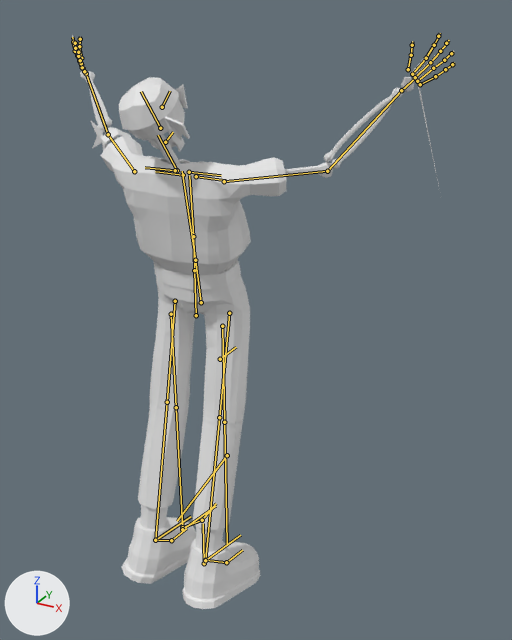
The Blender file art/models/characters/charon_poses/charon_rig.blend as it was, and as the next commit left it.
Rendered twice from a 50 mm lens placed at (1.27, -1.87, 2.07), pointed at (0.17, 0.12, 1.07). The axes (+X, +Y, +Z) are drawn at lower left. The lights are the same throughout. The older version comes first. Both versions are drawn at the pose saved in each file; the numbers are the values there. The bones that change, and the others that lie on the model, are drawn over the model as lines.

The first picture shows 'Charon.001'.
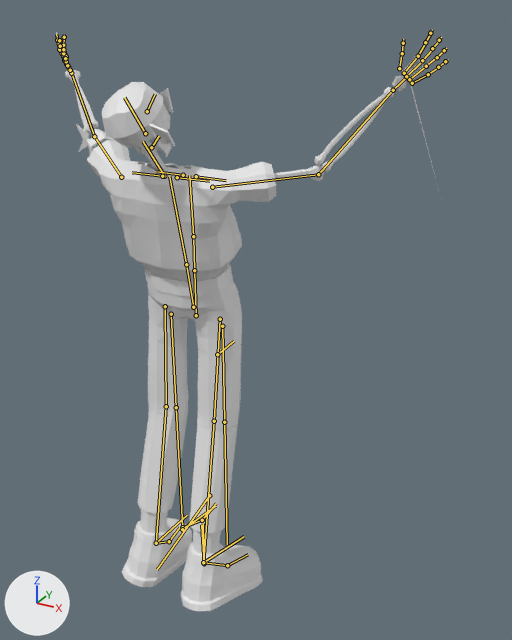
Commit message: Charon Pose
Just little tweaks

Pixel boxes [x1, y1, x2, y2] of what changed, in the pictures (512 x 640 px):
'Charon.001', posed: before [72, 33, 455, 609]; after [56, 30, 448, 611]
bone 'root', root to tip: before (204, 563) to (203, 523); after (204, 563) to (201, 525)
bone 'thigh.r', root to tip: before (229, 313) to (219, 417); after (220, 319) to (214, 421)
bone 'toe.r', root to tip: before (226, 562) to (242, 550); after (227, 565) to (248, 554)
bone 'ik.leg.r', root to tip: before (205, 560) to (240, 535); after (203, 562) to (244, 536)
bone 'thigh.l', root to tip: before (175, 301) to (167, 402); after (165, 306) to (166, 406)
bone 'toe.l', root to tip: before (171, 540) to (186, 528); after (169, 541) to (179, 527)
bone 'ik.leg.l', root to tip: before (155, 540) to (191, 516); after (156, 543) to (187, 515)

What changed in the scene script:
```text
Change bone_root:
    where bone_root = bpy.data.objects['Armature.001'].pose.bones['root']
    bone_root.rotation_quaternion: (1.0, 0.0, 0.0, 0.0) -> (1.0, 0.021, 0.0, 0.0)  # degrees (0, 0, 0) -> degrees (2, 0, 0)
Change bone_thigh_r:
    where bone_thigh_r = bpy.data.objects['Armature.001'].pose.bones['thigh.r']  # child of 'root'
    bone_thigh_r.location: (-0.036, -0.036, 0.007) -> (-0.022, -0.036, 0.007)
Change bone_toe_r:
    where bone_toe_r = bpy.data.objects['Armature.001'].pose.bones['toe.r']  # child of 'foot.r'
    bone_toe_r.location: (0.0, 0.0, 0.0) -> (0.001, -0.001, 0.006)
    bone_toe_r.rotation_quaternion: (1.0, 0.0, 0.0, 0.0) -> (0.999, 0.046, 0.009, -0.006)  # degrees (0, 0, 0) -> degrees (5, 1, -1)
Change bone_ik_leg_r:
    where bone_ik_leg_r = bpy.data.objects['Armature.001'].pose.bones['ik.leg.r']  # child of 'root'
    bone_ik_leg_r.location: (-0.031, -0.177, 0.009) -> (-0.031, -0.176, 0.003)
    bone_ik_leg_r.rotation_quaternion: (0.998, 0.008, -0.064, -0.021) -> (0.997, 0.054, -0.055, -0.024)  # degrees (1, -7, -3) -> degrees (6, -6, -3)
Change bone_thigh_l:
    where bone_thigh_l = bpy.data.objects['Armature.001'].pose.bones['thigh.l']  # child of 'root'
    bone_thigh_l.location: (0.036, -0.036, 0.007) -> (0.022, -0.036, 0.007)
Change bone_toe_l:
    where bone_toe_l = bpy.data.objects['Armature.001'].pose.bones['toe.l']  # child of 'foot.l'
    bone_toe_l.rotation_quaternion: (1.0, 0.0, 0.0, 0.0) -> (0.999, 0.046, -0.009, 0.006)  # degrees (0, 0, 0) -> degrees (5, -1, 1)
Change bone_ik_leg_l:
    where bone_ik_leg_l = bpy.data.objects['Armature.001'].pose.bones['ik.leg.l']  # child of 'root'
    bone_ik_leg_l.location: (0.031, -0.177, 0.009) -> (0.031, -0.176, 0.003)
    bone_ik_leg_l.rotation_quaternion: (0.998, 0.008, 0.064, 0.021) -> (0.997, 0.054, 0.055, 0.024)  # degrees (1, 7, 3) -> degrees (6, 6, 3)
```
